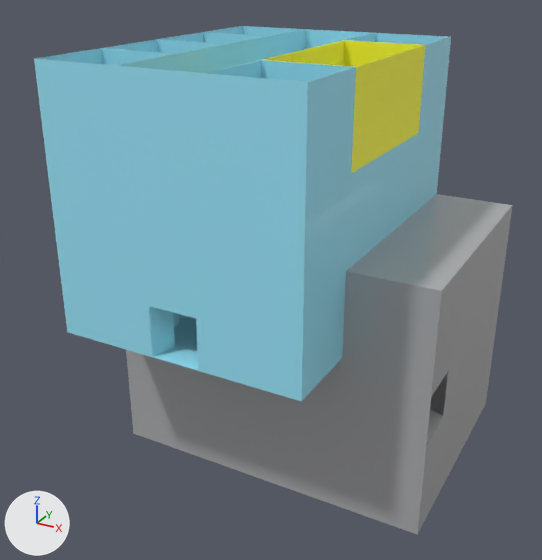
A saved change to the glTF model gallery/第十一组.glb.
Both versions are drawn from a 50 mm camera at (0.0187, -0.0379, 0.0174) aimed at (-0.0015, -0.0013, -0.0009). Arrows for +X, +Y and +Z are at lower left; the lights stay in place. The older version comes first. Vertices at exactly the same position are counted once.
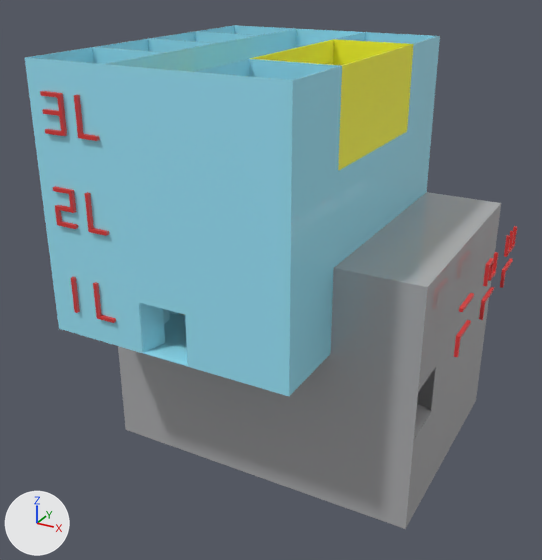
What differs and where, as boxes [x1, y1, x2, y2] in the pictures (542 x 560 px):
'Mesh_0', moved
    before: [34, 26, 451, 401]
    after: [25, 25, 440, 396]
'Mesh_1', moved
    before: [126, 194, 512, 534]
    after: [118, 192, 501, 529]
'Mesh_2', recoloured, reshaped
    before: [263, 40, 425, 173]
    after: [40, 91, 517, 357]
'Mesh_3', recoloured
    both: [250, 39, 413, 171]
part 3 of me_mesh_2, added
    after: [71, 277, 80, 313]
part 4 of me_mesh_2, added
    after: [459, 293, 474, 312]
part 5 of me_mesh_2, deleted (yellow)
    before: [263, 40, 425, 173]
part 6 of me_mesh_2, added
    after: [40, 91, 116, 323]
part 7 of me_mesh_2, added
    after: [454, 252, 498, 357]
part 8 of me_mesh_2, added
    after: [500, 226, 517, 288]
part 9 of me_mesh_3, cut back (yellow)
    after: [250, 39, 413, 171]

Patch to the scene script:
```diff
--- a/gallery/第十一组.glb.py
+++ b/gallery/第十一组.glb.py
@@ mat_material_2 @@
 mat_material_2 = principled_material('Material_2')
-mat_material_2.base_color = (1.0, 0.991, 0.0284)  # yellow #fffe2f
+mat_material_2.base_color = (0.73, 0.0382, 0.0382)  # red #de3737
@@ mat_material_3 @@
 mat_material_3 = principled_material('Material_3')
-mat_material_3.base_color = (1.0, 0.352, 0.0)  # orange #ffa000
+mat_material_3.base_color = (1.0, 0.991, 0.0284)  # yellow #fffe2f
@@ me_mesh_0 @@
 # used by ob_mesh_0; location = (0.0, 0.0, 0.0)
-me_mesh_0.from_pydata(...)  # 660 vertices, 1304 faces; spans x -0.01..0.005, y -0.01..0.01, z -0.0026..0.0126
+me_mesh_0.from_pydata(...)  # 660 vertices, 1304 faces; spans x -0.0107..0.0043, y -0.0099..0.0101, z -0.0026..0.0126
+# me_mesh_0 part 1: the whole mesh is moved by (-0.0007, 0.0001, 0.0)
 me_mesh_0.materials.append(mat_material_0)
@@ me_mesh_1 @@
 # used by ob_mesh_1; location = (0.0, 0.0, 0.0)
-me_mesh_1.from_pydata(...)  # 648 vertices, 1292 faces; spans x -0.01..0.01, y -0.0051..0.01, z -0.0126..0.0025
+me_mesh_1.from_pydata(...)  # 648 vertices, 1292 faces; spans x -0.0107..0.0093, y -0.0051..0.0101, z -0.0126..0.0025
+# me_mesh_1 part 2: the whole mesh is moved by (-0.0007, 0.0001, 0.0)
 me_mesh_1.materials.append(mat_material_1)
@@ me_mesh_2 @@
 # used by ob_mesh_2; location = (0.0, 0.0, 0.0)
-me_mesh_2.from_pydata(...)  # 96 vertices, 192 faces; spans x -0.01..0.005, y -0.0051..0.01, z -0.0126..0.0126
+me_mesh_2.from_pydata(...)  # 184 vertices, 320 faces; spans x -0.0097..0.0107, y -0.0101..0.0085, z -0.0019..0.011
+# me_mesh_2 part 3: a new loose piece, a box spanning x -0.00916..-0.00896, y -0.0101..-0.0099, z -0.00109..0.00101, in mat_material_2 (red #de3737)
+# me_mesh_2 part 4: a new loose piece, a box spanning x 0.01054..0.01074, y -0.00356..-0.00146, z 0.0008..0.001, in mat_material_2 (red #de3737)
+# me_mesh_2 part 5: the loose piece of 24 vertices spanning x 0.0..0.005, y -0.005..0.005, z 0.0075..0.0126 is deleted
+# me_mesh_2 part 6: 84 vertices added at x -0.0097..-0.0063, y -0.0101..-0.0099, z -0.0011..0.011
+# me_mesh_2 part 7: 48 vertices added at x 0.0105..0.0107, y -0.0036..0.0036, z -0.0019..0.0015
+# me_mesh_2 part 8: 36 vertices added at x 0.0105..0.0107, y 0.0064..0.0085, z -0.0018..0.0016
+# other edits to the shape of me_mesh_2 do not show in these pictures
 me_mesh_2.materials.append(mat_material_2)
@@ me_mesh_3 @@
 # used by ob_mesh_3; location = (0.0, 0.0, 0.0)
-me_mesh_3.from_pydata(...)  # 8 vertices, 12 faces; spans x -0.00001..0.00004, y -0.0051..-0.0001, z -0.0025..0.0024
+me_mesh_3.from_pydata(...)  # 96 vertices, 192 faces; spans x -0.01074..0.00426, y -0.005..0.0101, z -0.01255..0.01255
+# me_mesh_3 part 9: 8 vertices removed from x -0.00001..0.00004, y -0.0051..-0.0001, z -0.0025..0.0024; 96 vertices added at x -0.01074..0.00426, y -0.005..0.0101, z -0.01255..0.01255
 me_mesh_3.materials.append(mat_material_3)
```
